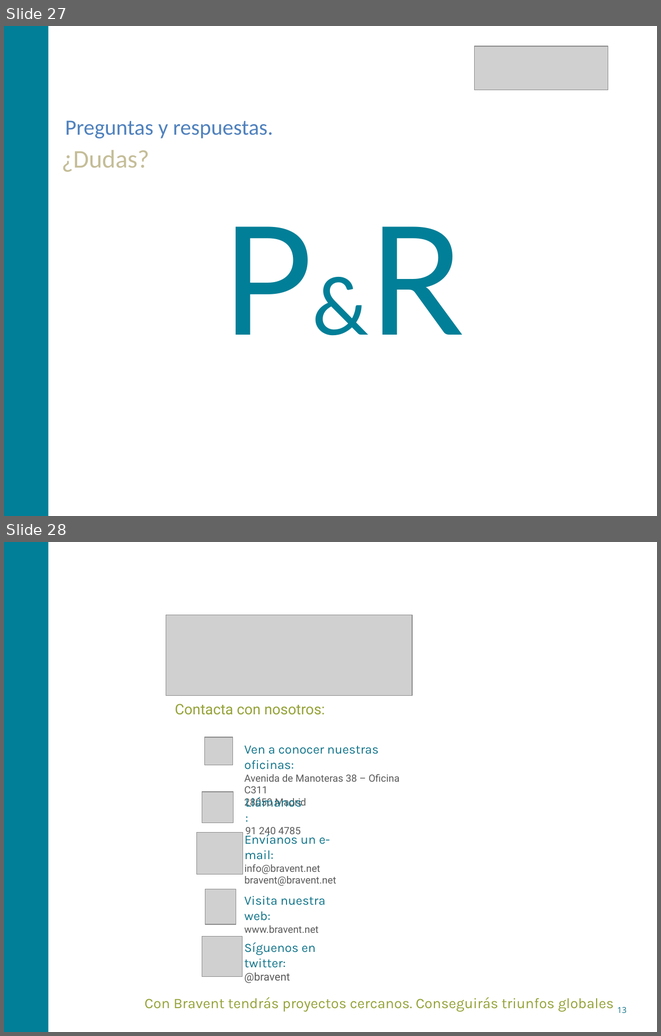
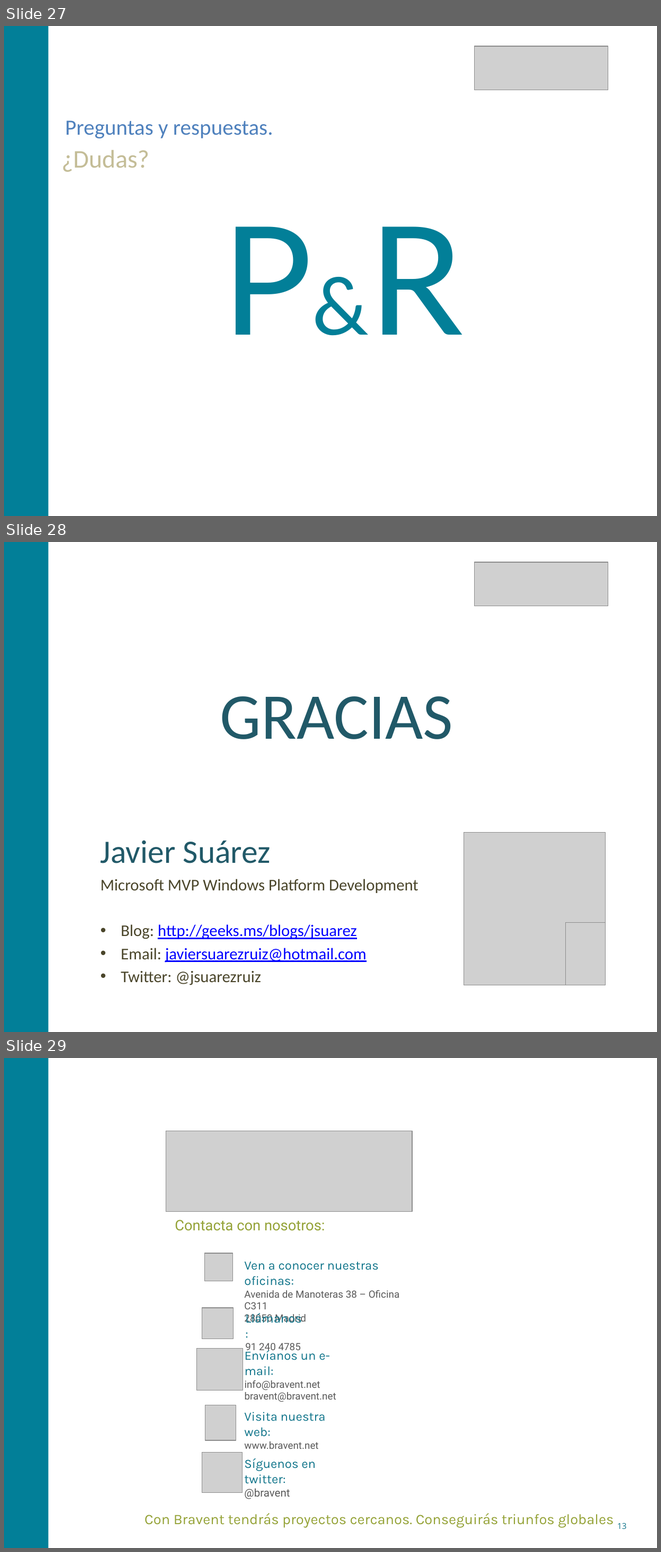
Before and after one commit to jsuarezruiz/Events, a slide deck: Xamarin Tour/03. Introducción Xamarin.Forms/Introducción a Xamarin.Forms.pptx. Shown one above the other, each under a label of ours: slides 27 and 28 before the commit, slides 27, 28 and 29 after it. The pictures are 661x1036 and 661x1552 pixels, drawn with LibreOffice and Linux fonts; fonts in the diff are those of the drawing; grey boxes stand for pictures. Boxes give left, top, right and bottom in pixels: in the first picture for what was removed or moved away, otherwise in the second. Text is boxed around its words. In the diff, an @@ line names an element or a change of style, - is before the commit and + after.

```diff
--- a/Xamarin Tour/03. Introducción Xamarin.Forms/Introducción a Xamarin.Forms.pptx
+++ b/Xamarin Tour/03. Introducción Xamarin.Forms/Introducción a Xamarin.Forms.pptx
@@ slide 28 added at box(4, 542, 657, 1032), background #FFFFFF @@
@@ rectangle added at box(4, 542, 49, 1032), fill #027F98 @@
@@ picture added at box(474, 562, 608, 606) @@
@@ text added at box(220, 696, 453, 739), 72 pt, text #215968 @@
+GRACIAS
@@ text added at box(100, 840, 271, 863), 36 pt, text #215968 @@
+Javier Suárez
@@ picture added at box(464, 832, 606, 985) @@
@@ text added at box(100, 879, 418, 985), 18 pt, text #4A452A @@
+Microsoft MVP Windows Platform Development
+• Blog: http://geeks.ms/blogs/jsuarez
+• Email: javiersuarezruiz@hotmail.com
+• Twitter: @jsuarezruiz
@@ picture added at box(566, 922, 606, 985) @@
@@ what was slide 28 is now slide 29 @@
```
Also in this commit, not shown: 1 other file.
